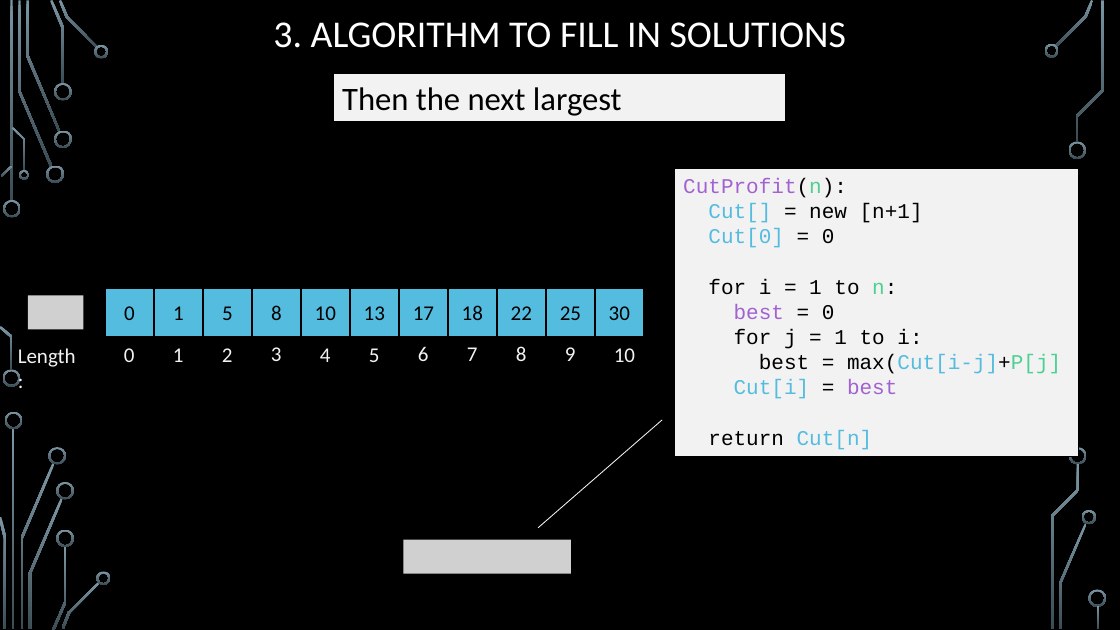
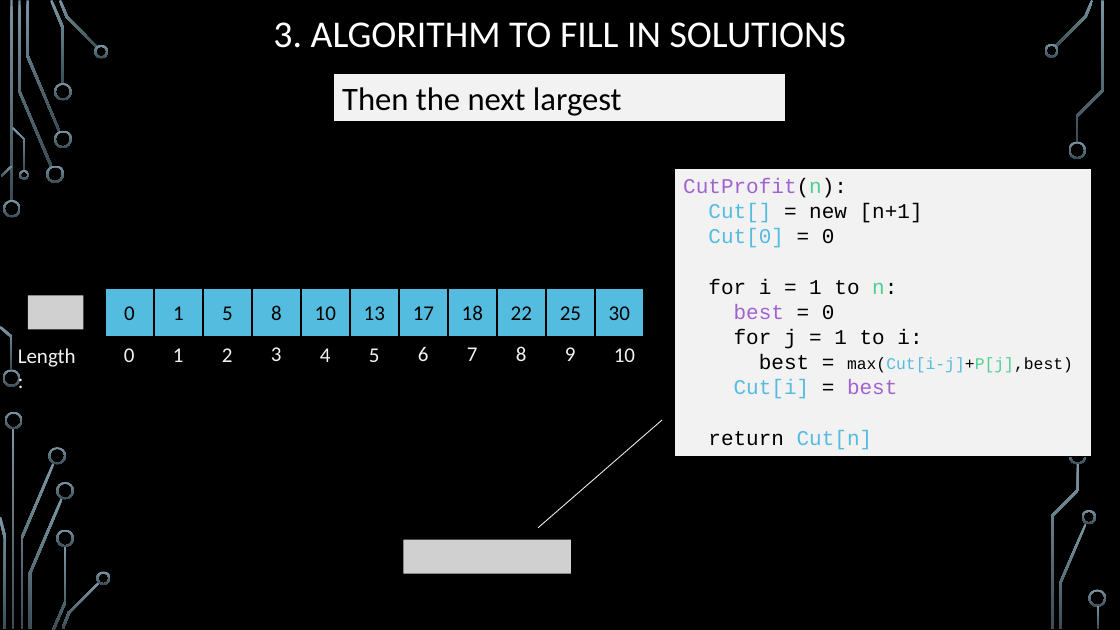
Before and after one commit to markfloryan/dsa2, a slide deck: slide 38 of slides/05-1-DPIntroRodCut.pptx. Drawn at 1120x630 pixels with LibreOffice and Linux fonts; fonts in the diff are those of the drawing; grey boxes stand for pictures; background and template pictures are left out. Boxes give left, top, right and bottom in pixels: in the first picture for what was removed or moved away, otherwise in the second. Text is boxed around its words. In the diff, an @@ line names an element or a change of style, - is before the commit and + after.

```diff
--- a/slides/05-1-DPIntroRodCut.pptx
+++ b/slides/05-1-DPIntroRodCut.pptx
@@ rectangle "CutProfit(n):": place and size @@
-rectangle "CutProfit(n):" at <box>676,168,1079,456</box>
+rectangle "CutProfit(n):" at <box>676,168,1093,456</box>
@@ text in rectangle at <box>759,354,1073,373</box>: text changed; size 18 to 14 pt @@
-best = max(Cut[i-j]+P[j]
+best = max(Cut[i-j]+P[j],best)
```
Also in this commit, not shown: 3 other slides changed, 3 other files.
